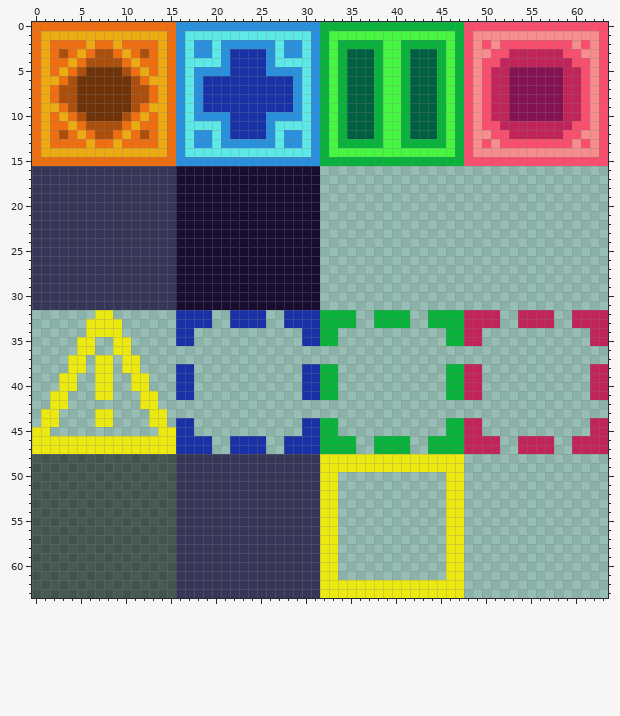
File history of a pixel-art sprite, block.png. Above, as it was before the edit.
The file is 64x64 pixels.
New version:
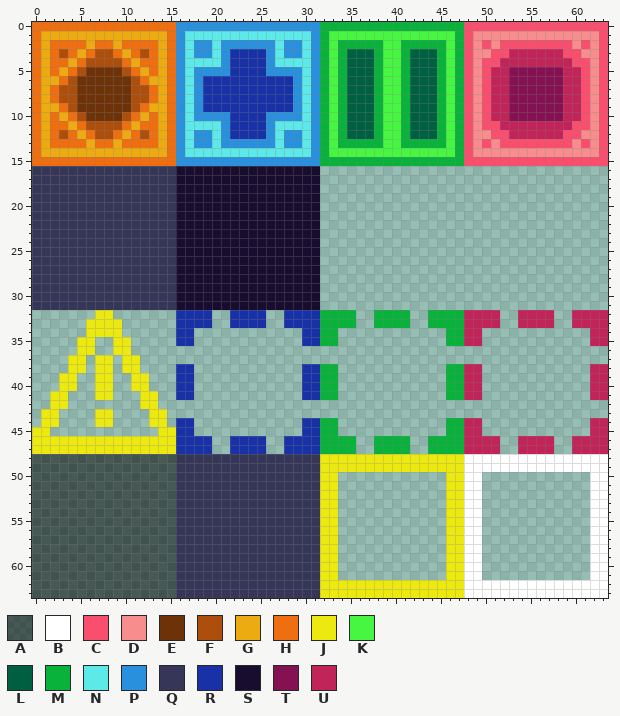
Palette (. is transparent): A #00000088  B #ffffff  C #f94e6d  D #f78d8d  E #6e3208  F #ad4f0c  G #ecab11  H #ef6e10  J #ece910  K #47f641  L #005f41  M #08b23b  N #5ee9e9  P #2890dc  Q #353658  R #1831a7  S #180d2f  T #841252  U #c12458
From old to new:
{"y":48,"x":48,"old":"................","new":"BBBBBBBBBBBBBBBB"}
{"y":49,"x":48,"old":"................","new":"BBBBBBBBBBBBBBBB"}
{"y":50,"x":48,"old":"..","new":"BB"}
{"y":50,"x":62,"old":"..","new":"BB"}
{"y":51,"x":48,"old":"..","new":"BB"}
{"y":51,"x":62,"old":"..","new":"BB"}
{"y":52,"x":48,"old":"..","new":"BB"}
{"y":52,"x":62,"old":"..","new":"BB"}
{"y":53,"x":48,"old":"..","new":"BB"}
{"y":53,"x":62,"old":"..","new":"BB"}
{"y":54,"x":48,"old":"..","new":"BB"}
{"y":54,"x":62,"old":"..","new":"BB"}
{"y":55,"x":48,"old":"..","new":"BB"}
{"y":55,"x":62,"old":"..","new":"BB"}
{"y":56,"x":48,"old":"..","new":"BB"}
{"y":56,"x":62,"old":"..","new":"BB"}
{"y":57,"x":48,"old":"..","new":"BB"}
{"y":57,"x":62,"old":"..","new":"BB"}
{"y":58,"x":48,"old":"..","new":"BB"}
{"y":58,"x":62,"old":"..","new":"BB"}
{"y":59,"x":48,"old":"..","new":"BB"}
{"y":59,"x":62,"old":"..","new":"BB"}
{"y":60,"x":48,"old":"..","new":"BB"}
{"y":60,"x":62,"old":"..","new":"BB"}
{"y":61,"x":48,"old":"..","new":"BB"}
{"y":61,"x":62,"old":"..","new":"BB"}
{"y":62,"x":48,"old":"................","new":"BBBBBBBBBBBBBBBB"}
{"y":63,"x":48,"old":"................","new":"BBBBBBBBBBBBBBBB"}
{"label":"added","picture_box":[464,454,608,598]}
